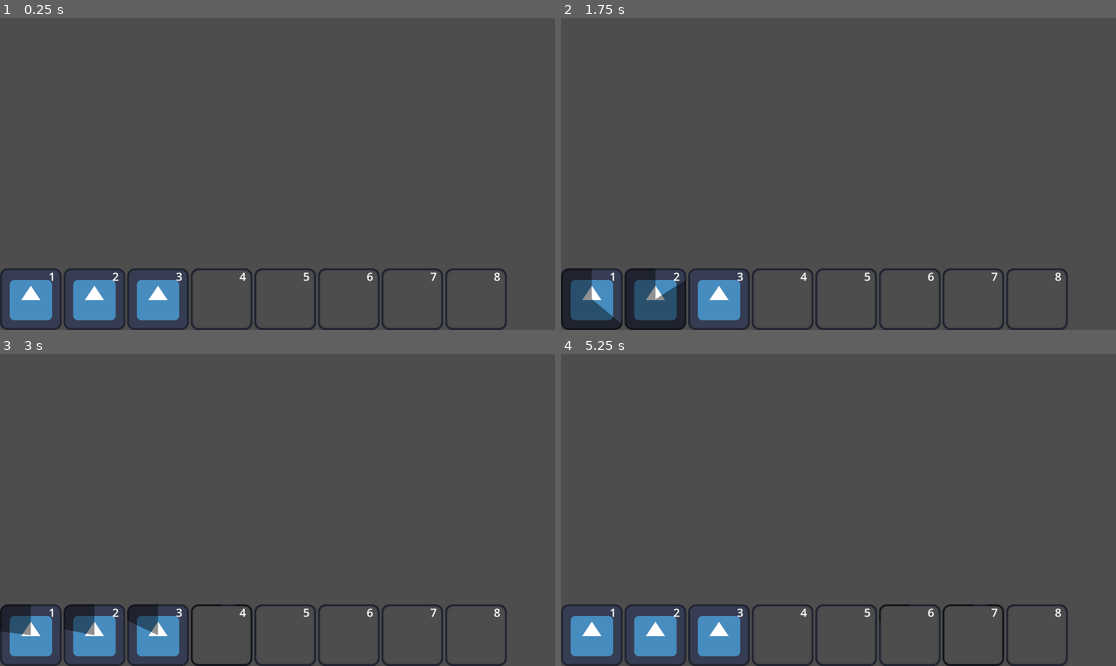
Above: before the commit, frames 1-4 (two rows, left to right).
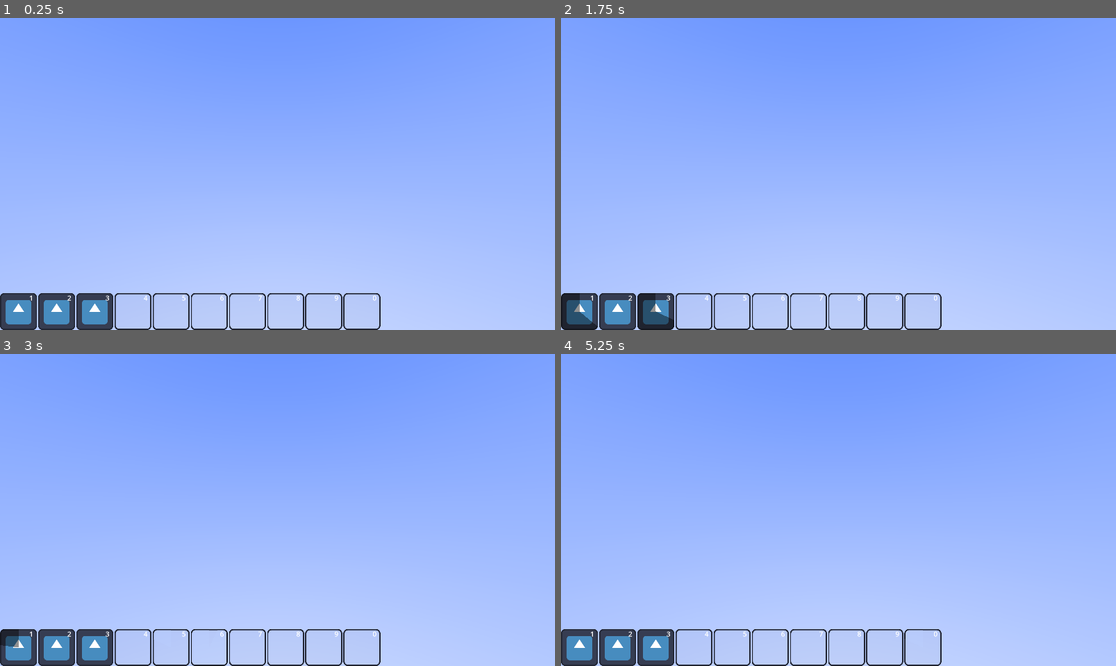
Above: after the commit, the same moments.

Repository: telmotrooper/mephistos-wrath
Game: Godot game, scene res://main.tscn
Same seed, same stepped clock (60 frames per second), same inputs: the game is played once before the commit and once after it. The engine's default icon, where the game draws it, is replaced by a stand-in: a white triangle on a blue panel in a dark square.
Inputs (mouse positions are in pixels of both pictures, inside the frame that each line leads up to):
- Up to frame 1 (0.25 s): no input
- Up to frame 2 (1.75 s): tap Enter at 0.5 s; move the mouse to (594, 298) at 0.52 s; click (594, 298) at 0.67 s; move the mouse to (655, 298) at 1.27 s; click (655, 298) at 1.42 s
- Up to frame 3 (3 s): move the mouse to (155, 634) at 2.02 s; click (155, 634) at 2.17 s; move the mouse to (222, 634) at 2.77 s; click (222, 634) at 2.92 s
- Up to frame 4 (5.25 s): move the mouse to (844, 634) at 3.52 s; click (844, 634) at 3.67 s; tap Space at 4.25 s; move the mouse to (910, 634) at 4.27 s; click (910, 634) at 4.42 s; tap Enter at 5 s; move the mouse to (971, 634) at 5.02 s; click (971, 634) at 5.17 s

The runs differ from the first frame. In frame 1, 99% of the frame differs, in the area x 0-100%, y 0-100%; in frame 2, 99%; in frame 3, 99%; in frame 4, 99%.

Commit message:
Added camera, put the game in fullscreen

Diff:
--- a/main.tscn
+++ b/main.tscn
@@ -1,10 +1,30 @@
-[gd_scene load_steps=4 format=3 uid="uid://dd25m6it6auq0"]
+[gd_scene load_steps=9 format=3 uid="uid://dd25m6it6auq0"]
 
 [ext_resource type="PackedScene" uid="uid://dhundnaj0qca3" path="res://ability_button.tscn" id="1_65hv6"]
 [ext_resource type="Texture2D" uid="uid://dmdj47fj1vupk" path="res://icon.svg" id="2_vpf3e"]
 [ext_resource type="Texture2D" uid="uid://blrkp7rdm7rkb" path="res://no-ability.svg" id="3_awv0m"]
 
-[node name="Main" type="Control"]
+[sub_resource type="Gradient" id="Gradient_o4fjt"]
+colors = PackedColorArray(1, 1, 1, 1, 0.192364, 0.422228, 1, 1)
+
+[sub_resource type="GradientTexture2D" id="GradientTexture2D_bum0l"]
+gradient = SubResource("Gradient_o4fjt")
+fill_from = Vector2(0, 1)
+fill_to = Vector2(0, 0)
+
+[sub_resource type="PanoramaSkyMaterial" id="PanoramaSkyMaterial_dbo6q"]
+panorama = SubResource("GradientTexture2D_bum0l")
+
+[sub_resource type="Sky" id="Sky_l1ob6"]
+sky_material = SubResource("PanoramaSkyMaterial_dbo6q")
+
+[sub_resource type="Environment" id="Environment_3lqe7"]
+background_mode = 2
+sky = SubResource("Sky_l1ob6")
+
+[node name="Main" type="Node3D"]
+
+[node name="UI" type="Control" parent="."]
 layout_mode = 3
 anchors_preset = 15
 anchor_right = 1.0
@@ -14,7 +34,7 @@
 size_flags_horizontal = 4
 size_flags_vertical = 4
 
-[node name="HBoxContainer" type="HBoxContainer" parent="."]
+[node name="HBoxContainer" type="HBoxContainer" parent="UI"]
 layout_mode = 1
 anchors_preset = 2
 anchor_top = 1.0
@@ -23,52 +43,70 @@
 offset_right = 128.0
 grow_vertical = 0
 
-[node name="AbilityButton1" parent="HBoxContainer" instance=ExtResource("1_65hv6")]
+[node name="AbilityButton1" parent="UI/HBoxContainer" instance=ExtResource("1_65hv6")]
 layout_mode = 2
 key = &"hotkey_1"
 label = "1"
 cooldown_time = 3.0
 image = ExtResource("2_vpf3e")
 
-[node name="AbilityButton2" parent="HBoxContainer" instance=ExtResource("1_65hv6")]
+[node name="AbilityButton2" parent="UI/HBoxContainer" instance=ExtResource("1_65hv6")]
 layout_mode = 2
 key = &"hotkey_2"
 label = "2"
 cooldown_time = 2.0
 image = ExtResource("2_vpf3e")
 
-[node name="AbilityButton3" parent="HBoxContainer" instance=ExtResource("1_65hv6")]
+[node name="AbilityButton3" parent="UI/HBoxContainer" instance=ExtResource("1_65hv6")]
 layout_mode = 2
 key = &"hotkey_3"
 label = "3"
 image = ExtResource("2_vpf3e")
 
-[node name="AbilityButton4" parent="HBoxContainer" instance=ExtResource("1_65hv6")]
+[node name="AbilityButton4" parent="UI/HBoxContainer" instance=ExtResource("1_65hv6")]
 layout_mode = 2
 key = &"hotkey_4"
 label = "4"
 image = ExtResource("3_awv0m")
 
-[node name="AbilityButton5" parent="HBoxContainer" instance=ExtResource("1_65hv6")]
+[node name="AbilityButton5" parent="UI/HBoxContainer" instance=ExtResource("1_65hv6")]
 layout_mode = 2
 key = &"hotkey_5"
 label = "5"
 image = ExtResource("3_awv0m")
 
-[node name="AbilityButton6" parent="HBoxContainer" instance=ExtResource("1_65hv6")]
+[node name="AbilityButton6" parent="UI/HBoxContainer" instance=ExtResource("1_65hv6")]
 layout_mode = 2
 key = &"hotkey_6"
 label = "6"
 image = ExtResource("3_awv0m")
 
-[node name="AbilityButton7" parent="HBoxContainer" instance=ExtResource("1_65hv6")]
+[node name="AbilityButton7" parent="UI/HBoxContainer" instance=ExtResource("1_65hv6")]
 layout_mode = 2
 key = &"hotkey_7"
 label = "7"
 image = ExtResource("3_awv0m")
 
-[node name="AbilityButton8" parent="HBoxContainer" instance=ExtResource("1_65hv6")]
+[node name="AbilityButton8" parent="UI/HBoxContainer" instance=ExtResource("1_65hv6")]
 layout_mode = 2
 key = &"hotkey_8"
 label = "8"
 image = ExtResource("3_awv0m")
+
+[node name="AbilityButton9" parent="UI/HBoxContainer" instance=ExtResource("1_65hv6")]
+layout_mode = 2
+key = &"hotkey_9"
+label = "9"
+image = ExtResource("3_awv0m")
+
+[node name="AbilityButton0" parent="UI/HBoxContainer" instance=ExtResource("1_65hv6")]
+layout_mode = 2
+key = &"hotkey_0"
+label = "0"
+image = ExtResource("3_awv0m")
+
+[node name="WorldEnvironment" type="WorldEnvironment" parent="."]
+environment = SubResource("Environment_3lqe7")
+
+[node name="Camera3D" type="Camera3D" parent="."]
+current = true
--- a/project.godot
+++ b/project.godot
@@ -13,7 +13,15 @@
 config/name="Cooldown Demo"
 run/main_scene="res://main.tscn"
 config/features=PackedStringArray("4.1", "Forward Plus")
+boot_splash/bg_color=Color(0, 0, 0, 1)
+boot_splash/show_image=false
 config/icon="res://icon.svg"
+
+[display]
+
+window/size/viewport_width=1920
+window/size/viewport_height=1080
+window/size/mode=3
 
 [input]
 
